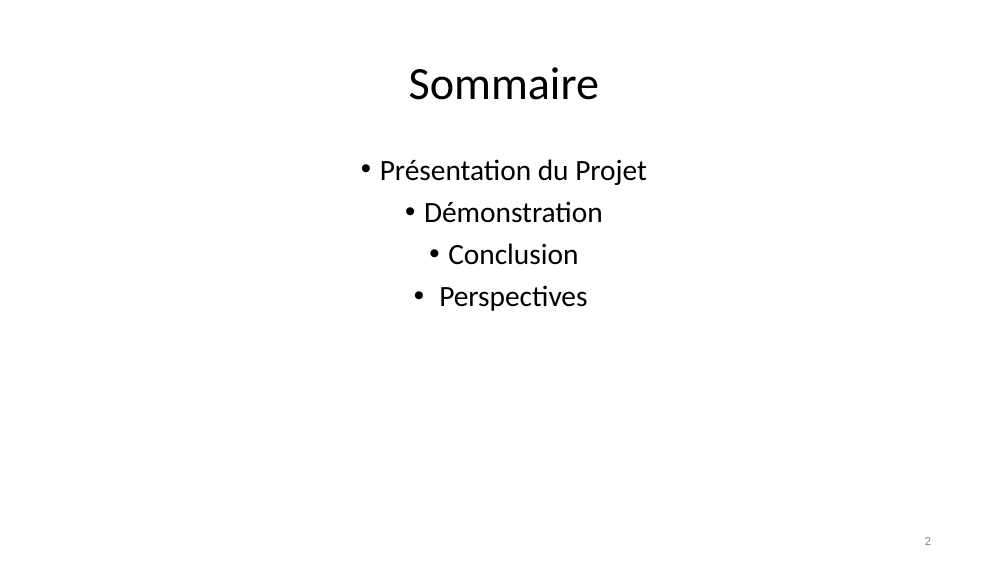
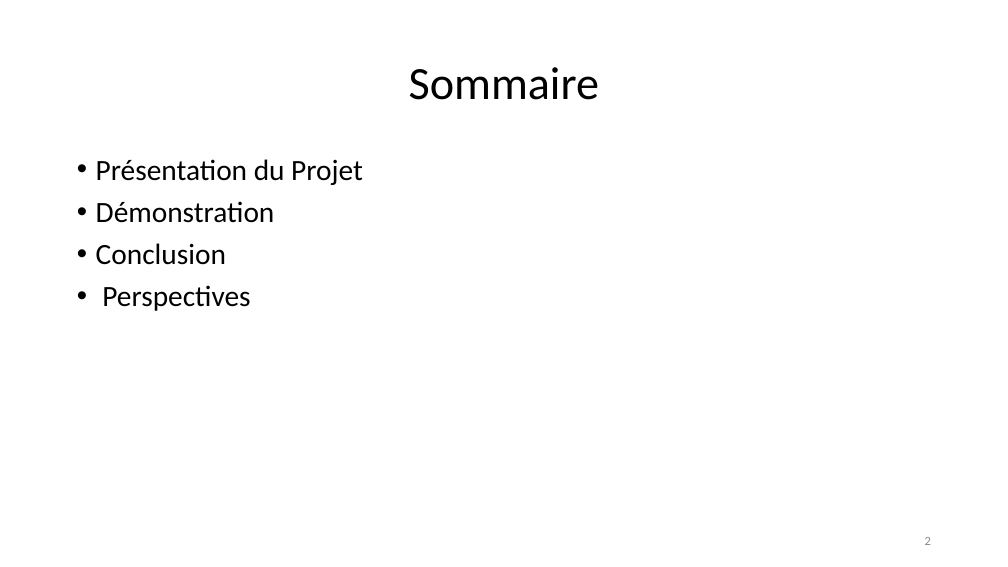
Before and after one commit to JohnPMendy/ProjetVoyage, a slide deck: slide 2 of SoutenanceProjetFinal.pptx. Drawn at 1008x567 pixels with LibreOffice and Linux fonts; fonts in the diff are those of the drawing; background and template pictures are left out. Boxes give left, top, right and bottom in pixels: in the first picture for what was removed or moved away, otherwise in the second. Text is boxed around its words. In the diff, an @@ line names an element or a change of style, - is before the commit and + after.

```diff
--- a/SoutenanceProjetFinal.pptx
+++ b/SoutenanceProjetFinal.pptx
@@ text "Présentation du Projet" at box(96, 159, 363, 311): alignment centre to left @@
```
Also in this commit, not shown: 1 other slide changed.
